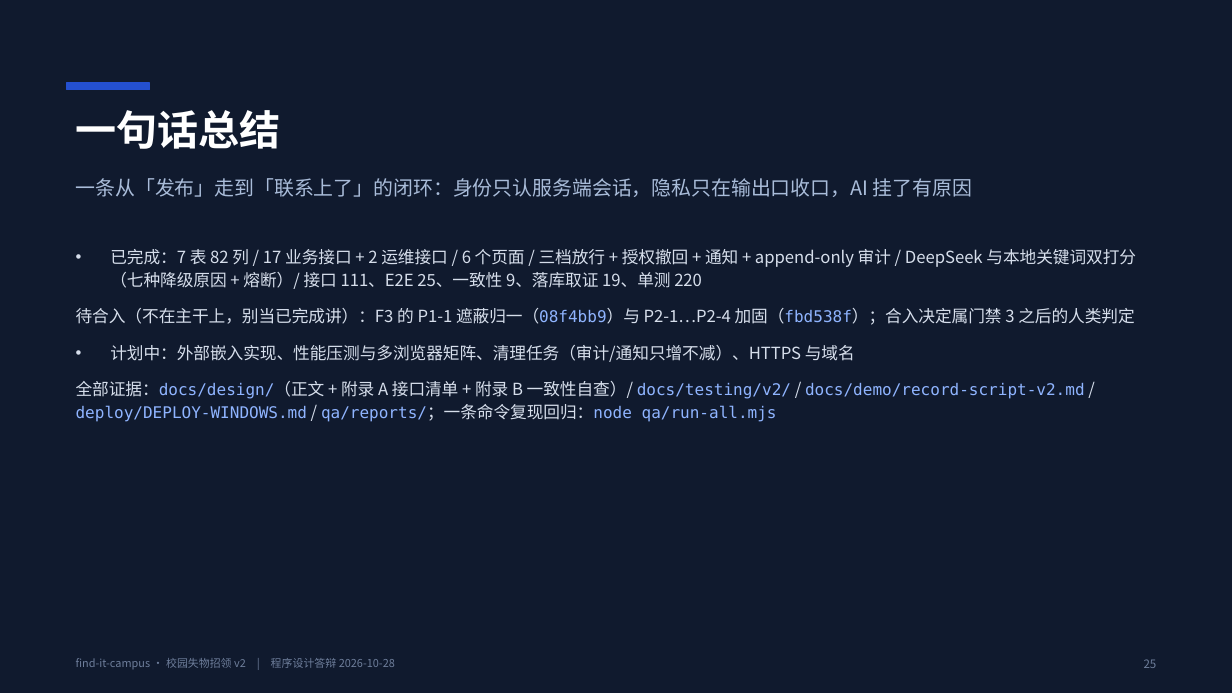
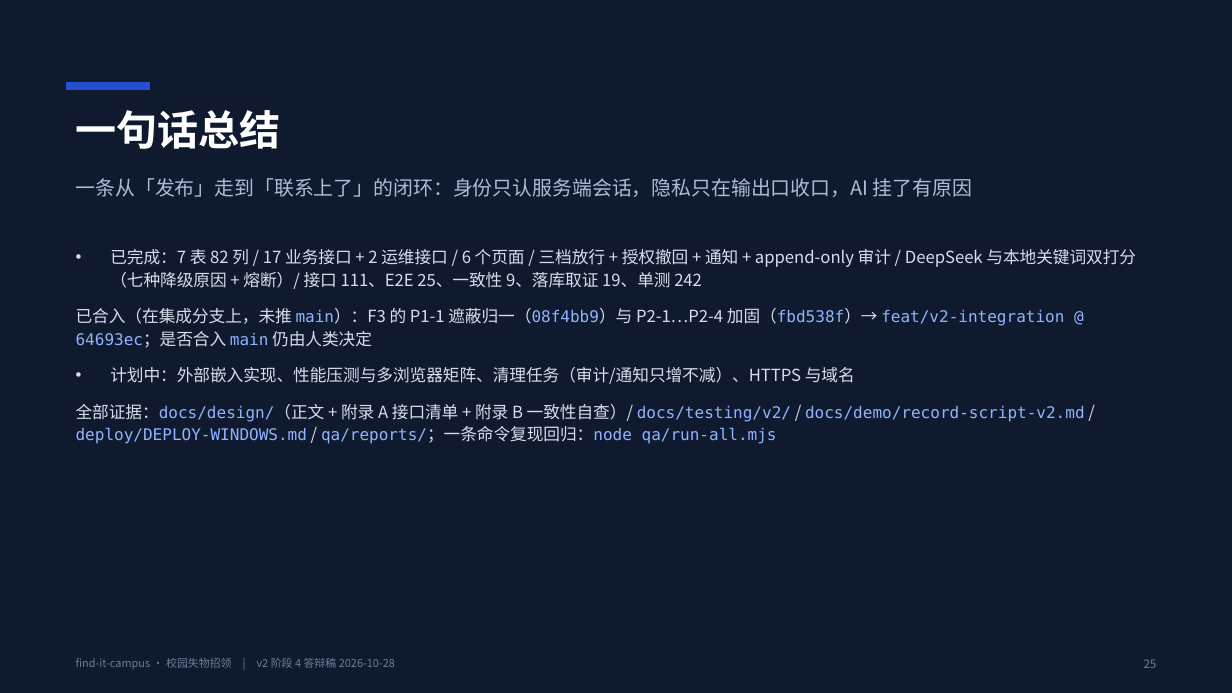
Before and after one commit to BLingKiy/find-it-campus, a slide deck: slide 25 of docs/delivery/v2-答辩PPT.pptx. Drawn at 1232x693 pixels with LibreOffice and Linux fonts; fonts in the diff are those of the drawing. Boxes give left, top, right and bottom in pixels: in the first picture for what was removed or moved away, otherwise in the second. Text is boxed around its words. In the diff, an @@ line names an element or a change of style, - is before the commit and + after.

```diff
--- a/docs/delivery/v2-答辩PPT.pptx
+++ b/docs/delivery/v2-答辩PPT.pptx
@@ text at [76,249,1136,348]: text changed @@
-• 已完成：7 表 82 列 / 17 业务接口 + 2 运维接口 / 6 个页面 / 三档放行 + 授权撤回 + 通知 + append-only 审计 / DeepSeek 与本地关键词双打分（七种降级原因 + 熔断）/ 接口 111、E2E 25、一致性 9、落库取证 19、单测 220
-• 待合入（不在主干上，别当已完成讲）：F3 的 P1-1 遮蔽归一（08f4bb9）与 P2-1…P2-4 加固（fbd538f）；合入决定属门禁 3 之后的人类判定
+• 已完成：7 表 82 列 / 17 业务接口 + 2 运维接口 / 6 个页面 / 三档放行 + 授权撤回 + 通知 + append-only 审计 / DeepSeek 与本地关键词双打分（七种降级原因 + 熔断）/ 接口 111、E2E 25、一致性 9、落库取证 19、单测 242
+• 已合入（在集成分支上，未推 main）：F3 的 P1-1 遮蔽归一（08f4bb9）与 P2-1…P2-4 加固（fbd538f）→ feat/v2-integration @ 64693ec；是否合入 main 仍由人类决定
@@ text at [76,658,395,669]: text changed @@
-find-it-campus · 校园失物招领 v2 | 程序设计答辩 2026-10-28
+find-it-campus · 校园失物招领 | v2 阶段 4 答辩稿 2026-10-28
```
Also in this commit, not shown: 24 other slides changed, 7 other files.
